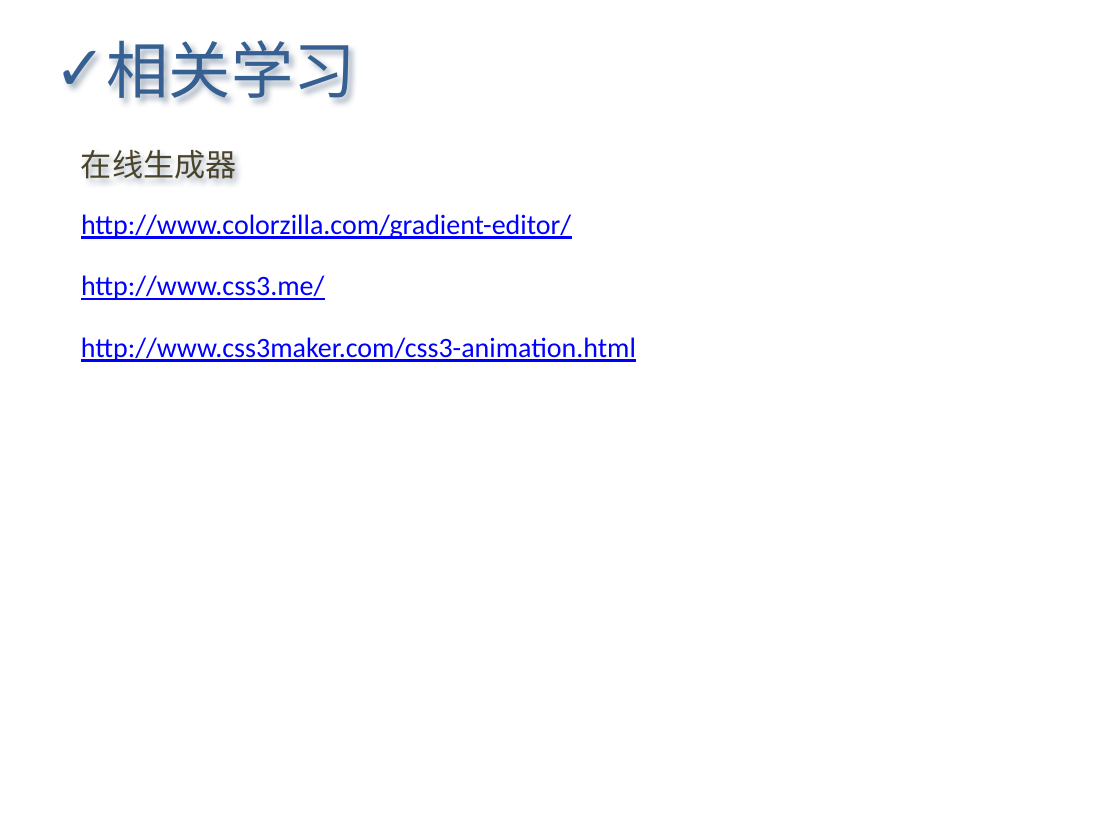
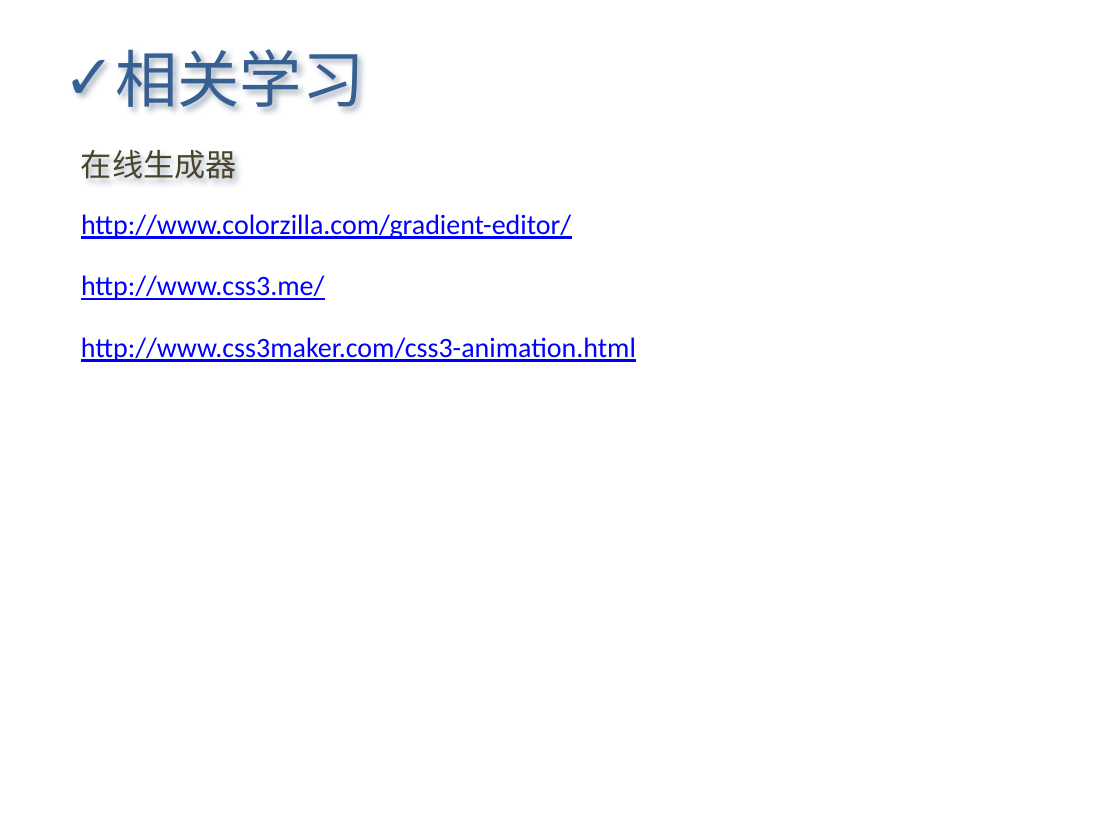
Before and after one commit to Letractively/feng33, a slide deck: slide 18 of ppt/css3知多少2011-06-23.pptx (slide 17 before the commit). Drawn at 1120x840 pixels with LibreOffice and Linux fonts; fonts in the diff are those of the drawing. Boxes give left, top, right and bottom in pixels: in the first picture for what was removed or moved away, otherwise in the second. Text is boxed around its words. In the diff, an @@ line names an element or a change of style, - is before the commit and + after.

```diff
--- a/ppt/css3知多少2011-06-23.pptx
+++ b/ppt/css3知多少2011-06-23.pptx
@@ text "相关学习": place and size @@
-text "相关学习" at <box>107,40,356,99</box>
+text "相关学习" at <box>116,49,365,108</box>
```
Also in this commit, not shown: 8 other slides changed, 1 slide added.
